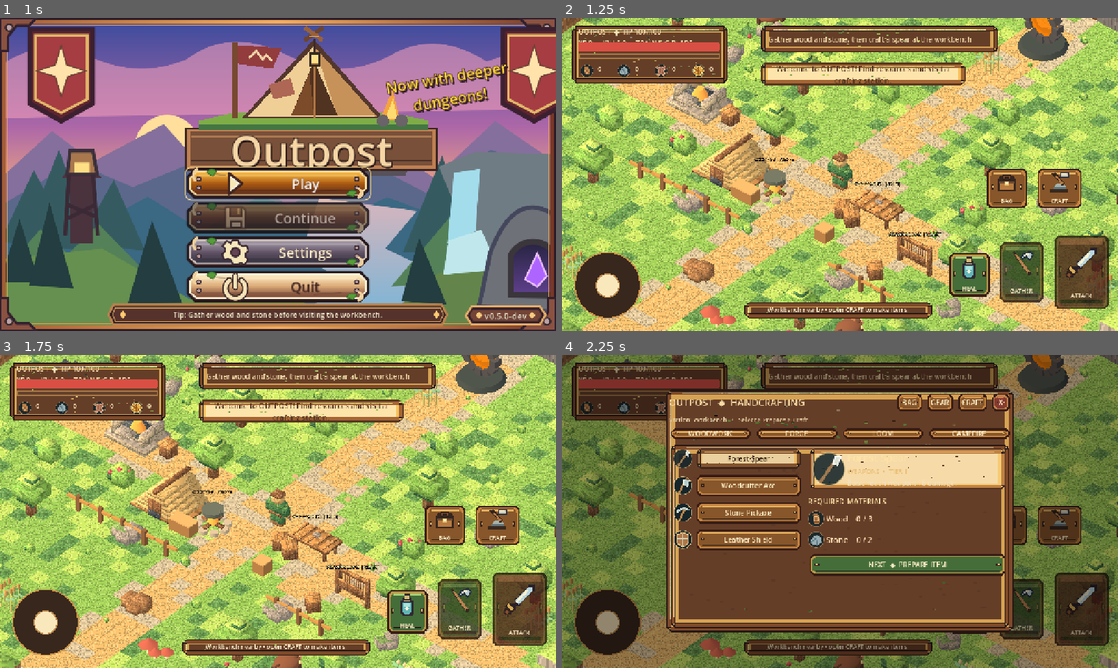
Above: before the commit, frames 1-4 (two rows, left to right).
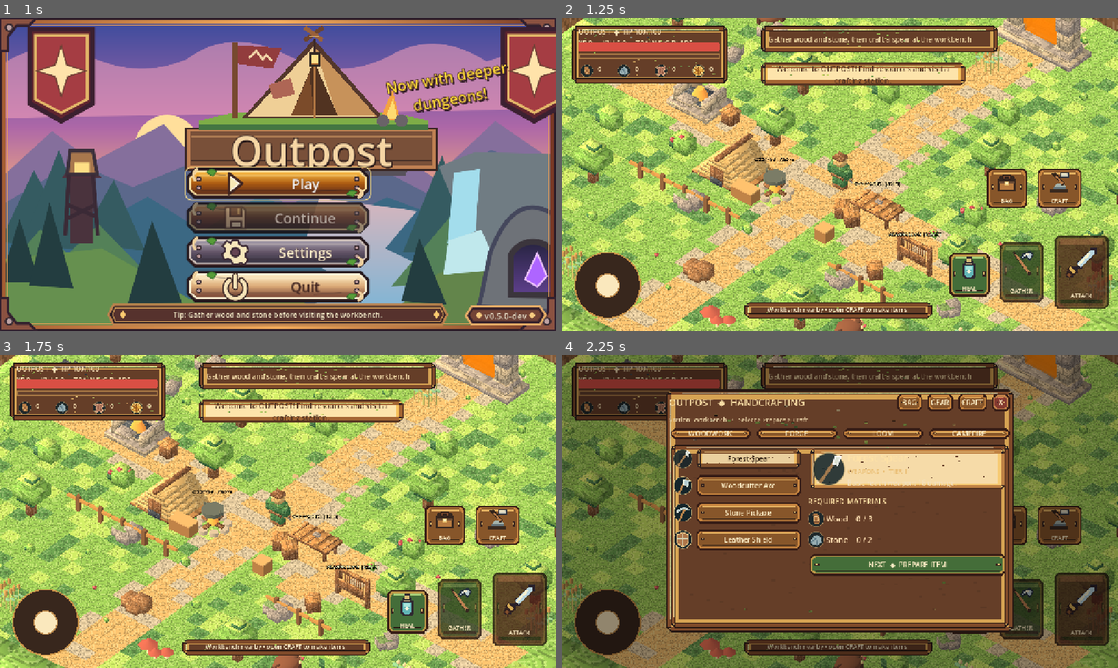
Above: after the commit, the same moments.

Repository: Smurfis/outpost-rpg
Game: Godot game, scene res://scenes/ui/company_splash.tscn
The game is run twice, just before and just after one commit, with the same random seed, the same clock (stepped at 60 frames per second) and the same inputs.
Inputs (mouse positions are in pixels of both pictures, inside the frame that each line leads up to):
- Up to frame 1 (1 s): tap Enter at 0.5 s; move the mouse to (400, 158) at 0.52 s; hold D from 0.53 s (still down); tap E at 0.6 s; click (400, 158) at 0.67 s; tap Space at 0.77 s
- Up to frame 2 (1.25 s): keep holding D; tap Space at 1.07 s
- Up to frame 3 (1.75 s): release D at 1.25 s; drag from (166, 527) to (250, 574) at 1.27 s
- Up to frame 4 (2.25 s): move the mouse to (895, 442) at 2.02 s; hold D (outpost_right) from 2.03 s (still down); hold C (outpost_craft) from 2.03 s (still down)

Frame 1 is identical in both runs. In frame 2, 2.8% of the frame differs, in the area x 0-100%, y 0-100%; in frame 3, 2.8%; in frame 4, 2.4%.

Commit message:
feat(fields): 96-stud voxel terrain with seeded Perlin terraces and oversized rarity monuments

Diff:
--- a/scripts/dungeons/dungeon_portal.gd
+++ b/scripts/dungeons/dungeon_portal.gd
@@ -1,14 +1,15 @@
 extends Area3D
-## Tappable 3D overworld dungeon entrance. Collision is for picking, not blocking movement.
+## Oversized 16px-atlas voxel dungeon monument; unchanged tap/entrance IDs.
 signal selected(entrance: Area3D)
-
 const RARITY = preload("res://scripts/dungeons/dungeon_rarity.gd")
+const PIXELS = preload("res://scripts/voxel/voxel_palette.gd")
 var entrance_id: String = ""
 var chunk_id: String = ""
 var quality: int = 0
 var dungeon_title: String = ""
 var label: Label3D
 var orb: MeshInstance3D
+var aura: MeshInstance3D
 var clock: float = 0.0
 
 func configure(id: String, owner_chunk: String, tier: int) -> void:
@@ -22,51 +23,58 @@
 	input_ray_pickable = true
 	var trigger := CollisionShape3D.new()
 	var shape := BoxShape3D.new()
-	shape.size = Vector3(2.8, 3.4, 1.6)
+	shape.size = Vector3(5.3, 5.8, 2.0)
 	trigger.shape = shape
-	trigger.position.y = 1.7
+	trigger.position.y = 2.9
 	add_child(trigger)
 
-	var base := CylinderMesh.new()
-	base.top_radius = 1.36
-	base.bottom_radius = 1.56
-	base.height = 0.30
-	base.radial_segments = 16
-	_add_mesh(base, Vector3(0, 0.11, 0), Color("303b40"))
-	for i in range(12):
-		var angle: float = float(i) / 12.0 * TAU
-		var stone := BoxMesh.new()
-		stone.size = Vector3(0.45, 0.48, 0.58)
-		var block := _add_mesh(stone, Vector3(sin(angle) * 1.12, 1.75 + cos(angle) * 1.12, 0), Color("42434c"))
-		block.rotation.z = -angle
+	# Entire architectural shell is ONE pixel-atlas mesh. The glow is kept
+	# separate for rarity tint and a gentle emissive pulse.
+	var st := SurfaceTool.new()
+	st.begin(Mesh.PRIMITIVE_TRIANGLES)
+	PIXELS.box(st, Vector3(0, 0.17, 0), Vector3(5.9, 0.34, 2.1), 12, 4)
+	PIXELS.box(st, Vector3(0, 0.38, 0), Vector3(5.2, 0.26, 1.55), 4, 12)
+	for side in [-1.0, 1.0]:
+		var x: float = side * 1.99
+		PIXELS.box(st, Vector3(x, 0.48, 0), Vector3(1.22, 0.94, 1.32), 12, 4)
+		PIXELS.box(st, Vector3(x, 1.53, 0), Vector3(0.94, 1.24, 1.05), 4, 12)
+		PIXELS.box(st, Vector3(x, 2.72, 0), Vector3(1.04, 1.18, 1.12), 12, 4)
+		PIXELS.box(st, Vector3(x, 3.82, 0), Vector3(1.08, 1.08, 1.18), 4, 12)
+		PIXELS.box(st, Vector3(x, 4.45, 0), Vector3(1.35, 0.38, 1.38), 7, 12)
+		PIXELS.box(st, Vector3(x + side * 0.2, 4.96, 0), Vector3(0.9, 0.42, 1.22), 12, 4)
+	PIXELS.box(st, Vector3(0, 5.03, 0), Vector3(4.9, 0.76, 1.28), 12, 4)
+	PIXELS.box(st, Vector3(0, 5.48, 0), Vector3(2.05, 0.24, 1.43), 7, 12)
+	PIXELS.box(st, Vector3(0, 5.76, 0), Vector3(0.80, 0.40, 0.92), 13, 12)
+	add_child(PIXELS.as_instance(st, "VoxelStoneMonument"))
 
-	var ring := TorusMesh.new()
-	ring.inner_radius = 0.88
-	ring.outer_radius = 1.18
-	ring.rings = 10
-	ring.ring_segments = 32
-	var rim := _add_mesh(ring, Vector3(0, 1.75, 0), RARITY.color(quality))
-	rim.rotation_degrees.x = 90.0
-	rim.material_override = _emissive(RARITY.color(quality), 1.65, 1.0)
+	var gate_mesh := BoxMesh.new()
+	gate_mesh.size = Vector3(3.0, 3.9, 0.13)
+	orb = _add_mesh(gate_mesh, Vector3(0, 2.5, 0), RARITY.color(quality))
+	orb.name = "RarityGate"
+	orb.material_override = _emissive(RARITY.color(quality), 1.75, 0.65)
+	var inner := BoxMesh.new()
+	inner.size = Vector3(2.46, 3.24, 0.12)
+	aura = _add_mesh(inner, Vector3(0, 2.5, -0.1), RARITY.color(quality))
+	aura.name = "RarityPulse"
+	aura.material_override = _emissive(RARITY.color(quality).lightened(0.30), 1.3, 0.28)
 
-	var glow := SphereMesh.new()
-	glow.radius = 1.0
-	glow.height = 2.0
-	glow.radial_segments = 24
-	glow.rings = 10
-	orb = _add_mesh(glow, Vector3(0, 1.75, 0), RARITY.color(quality))
-	orb.scale = Vector3(0.86, 0.96, 0.16)
-	orb.material_override = _emissive(RARITY.color(quality), 1.25, 0.58)
+	for x in [-2.08, 0.0, 2.08]:
+		var glyph_mesh := BoxMesh.new()
+		glyph_mesh.size = Vector3(0.32, 0.32, 0.25)
+		var glyph: MeshInstance3D = _add_mesh(glyph_mesh,
+			Vector3(x, 5.13 if x == 0.0 else 3.40, -0.70), RARITY.color(quality))
+		glyph.material_override = _emissive(RARITY.color(quality), 1.2, 1.0)
+		glyph.rotation.z = PI / 4.0
 
 	label = Label3D.new()
 	label.text = "%s  •  %s" % [RARITY.quality_name(quality).to_upper(), dungeon_title]
 	label.modulate = RARITY.color(quality)
 	label.outline_modulate = Color(0.05, 0.04, 0.08, 1)
 	label.outline_size = 16
-	label.font_size = 37
+	label.font_size = 44
 	label.pixel_size = 0.0062
 	label.billboard = BaseMaterial3D.BILLBOARD_ENABLED
-	label.position = Vector3(0, 3.70, 0)
+	label.position = Vector3(0, 6.12, 0)
 	add_child(label)
 	input_event.connect(_on_input_event)
 
@@ -74,30 +82,33 @@
 	var node := MeshInstance3D.new()
 	node.mesh = mesh
 	node.position = at
-	var mat := StandardMaterial3D.new()
-	mat.albedo_color = tint
-	mat.roughness = 0.8
-	node.material_override = mat
+	var material := StandardMaterial3D.new()
+	material.albedo_color = tint
+	material.roughness = 0.8
+	node.material_override = material
 	add_child(node)
 	return node
 
-func _emissive(tint: Color, power: float, alpha: float) -> StandardMaterial3D:
-	var mat := StandardMaterial3D.new()
-	mat.albedo_color = Color(tint.r, tint.g, tint.b, alpha)
-	mat.shading_mode = BaseMaterial3D.SHADING_MODE_UNSHADED
-	mat.emission_enabled = true
-	mat.emission = tint
-	mat.emission_energy_multiplier = power
+func _emissive(tint: Color, strength: float, alpha: float) -> StandardMaterial3D:
+	var material := StandardMaterial3D.new()
+	material.albedo_color = Color(tint.r, tint.g, tint.b, alpha)
+	material.shading_mode = BaseMaterial3D.SHADING_MODE_UNSHADED
+	material.emission_enabled = true
+	material.emission = tint
+	material.emission_energy_multiplier = strength
 	if alpha < 1.0:
-		mat.transparency = BaseMaterial3D.TRANSPARENCY_ALPHA
-	mat.cull_mode = BaseMaterial3D.CULL_DISABLED
-	return mat
+		material.transparency = BaseMaterial3D.TRANSPARENCY_ALPHA
+	material.cull_mode = BaseMaterial3D.CULL_DISABLED
+	return material
 
 func _process(delta: float) -> void:
 	clock += delta
 	if orb != null:
-		orb.scale.x = 0.86 + sin(clock * 1.9) * 0.045
-		orb.scale.y = 0.96 + sin(clock * 1.4) * 0.055
+		orb.scale.x = 1.0 + sin(clock * 1.9) * 0.025
+		orb.scale.y = 1.0 + sin(clock * 1.4) * 0.025
+	if aura != null:
+		aura.scale.x = 1.0 + sin(clock * 1.34 + 1.0) * 0.055
+		aura.scale.y = 1.0 + sin(clock * 1.18) * 0.035
 
 func _on_input_event(_camera: Node, event: InputEvent, _position: Vector3, _normal: Vector3, _shape_index: int) -> void:
 	var clicked: bool = event is InputEventMouseButton and event.button_index == MOUSE_BUTTON_LEFT and event.pressed
--- a/scripts/voxel/voxel_biome.gd
+++ b/scripts/voxel/voxel_biome.gd
@@ -1,98 +1,182 @@
 extends Node3D
-## Fixed-size world-skin experiment. No collisions, changes to saves, or voxel mining.
-## Procedural meshes share an original 16x16-pixel atlas; terrain is grouped in 8x8 chunks.
+## Walkable, chunked voxel Fields biome. The existing Outpost clearing stays
+## level and traversable; seeded Perlin noise forms one-voxel terraces outside.
 const PIXELS = preload("res://scripts/voxel/voxel_palette.gd")
-const CHUNK_SIZE: int = 8
+const CHUNK_SIZE: int = 12
 const MAP_HALF: int = 23
+const FIELDS_MAP_HALF: int = 48
+const SAFE_CLEARING_RADIUS: float = 23.0
+const HEIGHT_BLEND_BAND: float = 12.0
+const MAX_ELEVATION: float = 3.0
 
-func build() -> void:
+var map_half: int = MAP_HALF
+var fields_enabled: bool = false
+var world_seed: int = 64012
+var _noise: FastNoiseLite
+var chunk_meshes: Array[MeshInstance3D] = []
+
+func build(enable_fields: bool = false, seed: int = 64012) -> void:
 	name = "VoxelAtmosphere"
+	fields_enabled = enable_fields
+	map_half = FIELDS_MAP_HALF if fields_enabled else MAP_HALF
+	world_seed = seed
+	_noise = FastNoiseLite.new()
+	_noise.seed = world_seed
+	_noise.noise_type = FastNoiseLite.TYPE_PERLIN
+	_noise.frequency = 0.037
+	_noise.fractal_type = FastNoiseLite.FRACTAL_FBM
+	_noise.fractal_octaves = 3
+	_noise.fractal_gain = 0.45
 	_make_ground()
 	_make_cliff_rim()
 	_make_grass_detail()
+	if fields_enabled:
+		_make_fields_scenery()
+
+func surface_y_at(x: float, z: float) -> float:
+	# All landmarks, stations and starter portals remain on the original flat
+	# ground. Quantized Perlin elevation beyond the clearing gives the visual
+	# silhouette and traversable one-block steps of Minecraft Dungeons.
+	if not fields_enabled:
+		return -0.055
+	var radial: float = maxf(absf(x), absf(z))
+	var blend: float = clampf((radial - SAFE_CLEARING_RADIUS) / HEIGHT_BLEND_BAND, 0.0, 1.0)
+	blend = blend * blend * (3.0 - 2.0 * blend)
+	if blend <= 0.0:
+		return -0.055
+	var sample: float = _noise.get_noise_2d(floorf(x) + 0.5, floorf(z) + 0.5)
+	var field_height: float = (1.1 + (sample + 1.0) * 1.05) * blend
+	return -0.055 + clampf(roundf(field_height), 0.0, MAX_ELEVATION)
 
 func _make_ground() -> void:
-	for chunk_x in range(-MAP_HALF, MAP_HALF, CHUNK_SIZE):
-		for chunk_z in range(-MAP_HALF, MAP_HALF, CHUNK_SIZE):
+	for chunk_x in range(-map_half, map_half, CHUNK_SIZE):
+		for chunk_z in range(-map_half, map_half, CHUNK_SIZE):
 			var st := SurfaceTool.new()
 			st.begin(Mesh.PRIMITIVE_TRIANGLES)
-			for x in range(chunk_x, mini(chunk_x + CHUNK_SIZE, MAP_HALF)):
-				for z in range(chunk_z, mini(chunk_z + CHUNK_SIZE, MAP_HALF)):
-					var tile: int = _ground_tile(x, z)
+			for x in range(chunk_x, mini(chunk_x + CHUNK_SIZE, map_half)):
+				for z in range(chunk_z, mini(chunk_z + CHUNK_SIZE, map_half)):
+					var x0: float = float(x)
+					var z0: float = float(z)
+					var x1: float = x0 + 1.0
+					var z1: float = z0 + 1.0
+					var height: float = surface_y_at(x0 + 0.5, z0 + 0.5)
 					PIXELS.quad(st,
-						Vector3(x, -0.055, z),
-						Vector3(x, -0.055, z + 1),
-						Vector3(x + 1, -0.055, z + 1),
-						Vector3(x + 1, -0.055, z), tile)
-					if x == -MAP_HALF:
-						PIXELS.quad(st, Vector3(x, -2.2, z + 1), Vector3(x, -2.2, z),
-							Vector3(x, -0.055, z), Vector3(x, -0.055, z + 1), 3)
-					if x == MAP_HALF - 1:
-						PIXELS.quad(st, Vector3(x + 1, -2.2, z),
-							Vector3(x + 1, -2.2, z + 1), Vector3(x + 1, -0.055, z + 1),
-							Vector3(x + 1, -0.055, z), 4)
-					if z == -MAP_HALF:
-						PIXELS.quad(st, Vector3(x, -2.2, z),
-							Vector3(x + 1, -2.2, z), Vector3(x + 1, -0.055, z),
-							Vector3(x, -0.055, z), 3)
-					if z == MAP_HALF - 1:
-						PIXELS.quad(st, Vector3(x + 1, -2.2, z + 1),
-							Vector3(x, -2.2, z + 1), Vector3(x, -0.055, z + 1),
-							Vector3(x + 1, -0.055, z + 1), 4)
-			add_child(PIXELS.as_instance(st, "GroundChunk_%d_%d" % [chunk_x, chunk_z]))
+						Vector3(x0, height, z0), Vector3(x0, height, z1),
+						Vector3(x1, height, z1), Vector3(x1, height, z0),
+						_ground_tile(x, z))
+					# Vertical pixel-textured walls seal every changed height,
+					# including neighbouring tiles stored in DIFFERENT chunks.
+					var east: float = surface_y_at(x1 + 0.5, z0 + 0.5) if x < map_half - 1 else -2.2
+					var west: float = surface_y_at(x0 - 0.5, z0 + 0.5) if x > -map_half else -2.2
+					var south: float = surface_y_at(x0 + 0.5, z1 + 0.5) if z < map_half - 1 else -2.2
+					var north: float = surface_y_at(x0 + 0.5, z0 - 0.5) if z > -map_half else -2.2
+					if east < height - 0.01:
+						PIXELS.quad(st, Vector3(x1, east, z1), Vector3(x1, east, z0), Vector3(x1, height, z0), Vector3(x1, height, z1), 3)
+					if west < height - 0.01:
+						PIXELS.quad(st, Vector3(x0, west, z0), Vector3(x0, west, z1), Vector3(x0, height, z1), Vector3(x0, height, z0), 3)
+					if south < height - 0.01:
+						PIXELS.quad(st, Vector3(x0, south, z1), Vector3(x1, south, z1), Vector3(x1, height, z1), Vector3(x0, height, z1), 3)
+					if north < height - 0.01:
+						PIXELS.quad(st, Vector3(x1, north, z0), Vector3(x0, north, z0), Vector3(x0, height, z0), Vector3(x1, height, z0), 3)
+			var chunk: MeshInstance3D = PIXELS.as_instance(st, "GroundChunk_%d_%d" % [chunk_x, chunk_z])
+			add_child(chunk)
+			chunk_meshes.append(chunk)
+			if fields_enabled:
+				var body := StaticBody3D.new()
+				body.name = "GroundCollision_%d_%d" % [chunk_x, chunk_z]
+				body.collision_layer = 1
+				body.collision_mask = 1
+				var shape := CollisionShape3D.new()
+				var collision_mesh: ConcavePolygonShape3D = chunk.mesh.create_trimesh_shape()
+				collision_mesh.backface_collision = true
+				shape.shape = collision_mesh
+				body.add_child(shape)
+				add_child(body)
 
 func _ground_tile(x: int, z: int) -> int:
-	var p := Vector2(float(x) + 0.5, float(z) + 0.5)
-	var path_distance: float = minf(_distance_segment(p, Vector2(-18, -1), Vector2(20, 2)),
-		minf(_distance_segment(p, Vector2(0, -21), Vector2(-1, 21)),
-		_distance_segment(p, Vector2(-1, -4), Vector2(6, 4))))
-	var hash_value: int = posmod(x * 137 + z * 113 + x * z * 7, 17)
-	if path_distance < 1.55:
-		return 5 if hash_value < 13 else 6
-	if path_distance < 2.0 and hash_value % 2 == 0:
-		return 6
-	if hash_value <= 2:
+	var pos := Vector2(float(x) + 0.5, float(z) + 0.5)
+	var path_distance: float = minf(_distance_segment(pos, Vector2(-18, -1), Vector2(20, 2)),
+		minf(_distance_segment(pos, Vector2(0, -21), Vector2(-1, 21)),
+		_distance_segment(pos, Vector2(-1, -4), Vector2(6, 4))))
+	var index: int = posmod(x * 137 + z * 113 + x * z * 7, 17)
+	if maxf(absf(float(x)), absf(float(z))) < 23.0:
+		if path_distance < 1.55:
+			return 5 if index < 13 else 6
+		if path_distance < 2.0 and index % 2 == 0:
+			return 6
+	if fields_enabled and maxf(absf(float(x)), absf(float(z))) >= 23.0:
+		if index == 0:
+			return 7
+		if index >= 14:
+			return 2
+		if index <= 3:
+			return 1
+		return 0
+	if index <= 2:
 		return 1
-	if hash_value >= 14:
+	if index >= 14:
 		return 2
 	return 0
 
-func _distance_segment(p: Vector2, a: Vector2, b: Vector2) -> float:
+func _distance_segment(pos: Vector2, a: Vector2, b: Vector2) -> float:
 	var segment: Vector2 = b - a
-	var t: float = clampf((p - a).dot(segment) / segment.length_squared(), 0.0, 1.0)
-	return p.distance_to(a + segment * t)
+	var factor: float = clampf((pos - a).dot(segment) / segment.length_squared(), 0.0, 1.0)
+	return pos.distance_to(a + segment * factor)
 
 func _make_cliff_rim() -> void:
-	# Hills are safely beyond the existing +/-23 invisible world walls.
-	# They never affect pathing, NPC/harvest positions, physics or interaction ranges.
 	var st := SurfaceTool.new()
 	st.begin(Mesh.PRIMITIVE_TRIANGLES)
-	for x in range(-31, 32, 2):
-		for z in range(-31, 32, 2):
-			if absi(x) < 24 and absi(z) < 24:
+	for x in range(-map_half - 9, map_half + 10, 3):
+		for z in range(-map_half - 9, map_half + 10, 3):
+			if absi(x) <= map_half and absi(z) <= map_half:
 				continue
-			var height: float = 1.8 + float(posmod(x * 31 + z * 47, 6)) * 0.37
-			var high: bool = posmod(x * 7 + z * 11, 11) >= 7
-			if high:
-				height += 0.9
+			var noise_height: float = _noise.get_noise_2d(float(x), float(z))
+			var height: float = 2.4 + (noise_height + 1.0) * 1.6
+			var raised: bool = noise_height > 0.12
 			PIXELS.box(st, Vector3(float(x), (height - 2.0) * 0.5, float(z)),
-				Vector3(2.0, height + 2.0, 2.0), 1 if high else 0, 4 if high else 3)
+				Vector3(3.0, height + 2.0, 3.0), 1 if raised else 0, 4 if raised else 3)
 	add_child(PIXELS.as_instance(st, "SteppedDistanceCliffs"))
 
 func _make_grass_detail() -> void:
-	# Pixel-sized flowers/grass rather than hundreds of individually drawn nodes.
 	var st := SurfaceTool.new()
 	st.begin(Mesh.PRIMITIVE_TRIANGLES)
-	for i in range(90):
-		var x: float = float(posmod(i * 41 + 7, 42)) - 21.0
-		var z: float = float(posmod(i * 83 + 13, 42)) - 21.0
+	var rng := RandomNumberGenerator.new()
+	rng.seed = world_seed + 711
+	for i in range(300 if fields_enabled else 90):
+		var x: float = rng.randf_range(-float(map_half) + 2.0, float(map_half) - 2.0)
+		var z: float = rng.randf_range(-float(map_half) + 2.0, float(map_half) - 2.0)
 		if _ground_tile(int(floorf(x)), int(floorf(z))) in [5, 6]:
 			continue
 		if absf(x) < 4.0 and absf(z) < 4.0:
 			continue
 		var h: float = 0.11 + float(i % 4) * 0.035
-		PIXELS.box(st, Vector3(x, h * 0.5 - 0.03, z),
-			Vector3(0.10, h, 0.10), 1, 9)
+		var y: float = surface_y_at(x, z)
+		PIXELS.box(st, Vector3(x, y + h * 0.5 + 0.02, z), Vector3(0.10, h, 0.10), 1, 9)
 		if i % 7 == 0:
-			PIXELS.box(st, Vector3(x, h + 0.03, z), Vector3(0.17, 0.12, 0.17), 14, 14)
+			PIXELS.box(st, Vector3(x, y + h + 0.08, z), Vector3(0.17, 0.12, 0.17), 14, 14)
 	add_child(PIXELS.as_instance(st, "VoxelWildflowers"))
+
+func _make_fields_scenery() -> void:
+	# Far-field vegetation is decorative and batched into ONE mesh draw call.
+	# Individual harvestables/collisions belong to the future chunk streamer.
+	var st := SurfaceTool.new()
+	st.begin(Mesh.PRIMITIVE_TRIANGLES)
+	var rng := RandomNumberGenerator.new()
+	rng.seed = world_seed + 1903
+	for i in range(85):
+		var x: float = rng.randf_range(-44.0, 44.0)
+		var z: float = rng.randf_range(-44.0, 44.0)
+		if maxf(absf(x), absf(z)) < 29.0:
+			continue
+		var y: float = surface_y_at(x, z)
+		if i % 4 == 0:
+			PIXELS.box(st, Vector3(x, y + 0.75, z), Vector3(0.45, 1.45, 0.48), 8, 8)
+			PIXELS.box(st, Vector3(x, y + 1.7, z), Vector3(1.75, 1.0, 1.68), 9, 10)
+			PIXELS.box(st, Vector3(x, y + 2.3, z), Vector3(1.2, 0.72, 1.35), 1, 9)
+		elif i % 4 == 1:
+			PIXELS.box(st, Vector3(x, y + 0.34, z), Vector3(1.0, 0.7, 0.92), 4, 3)
+			PIXELS.box(st, Vector3(x + 0.27, y + 0.42, z - 0.16), Vector3(0.60, 0.80, 0.64), 7, 4)
+		else:
+			PIXELS.box(st, Vector3(x, y + 0.28, z), Vector3(0.88, 0.58, 0.82), 9, 10)
+			PIXELS.box(st, Vector3(x + 0.28, y + 0.43, z), Vector3(0.75, 0.69, 0.85), 1, 9)
+	add_child(PIXELS.as_instance(st, "FieldsBatchedScenery"))
